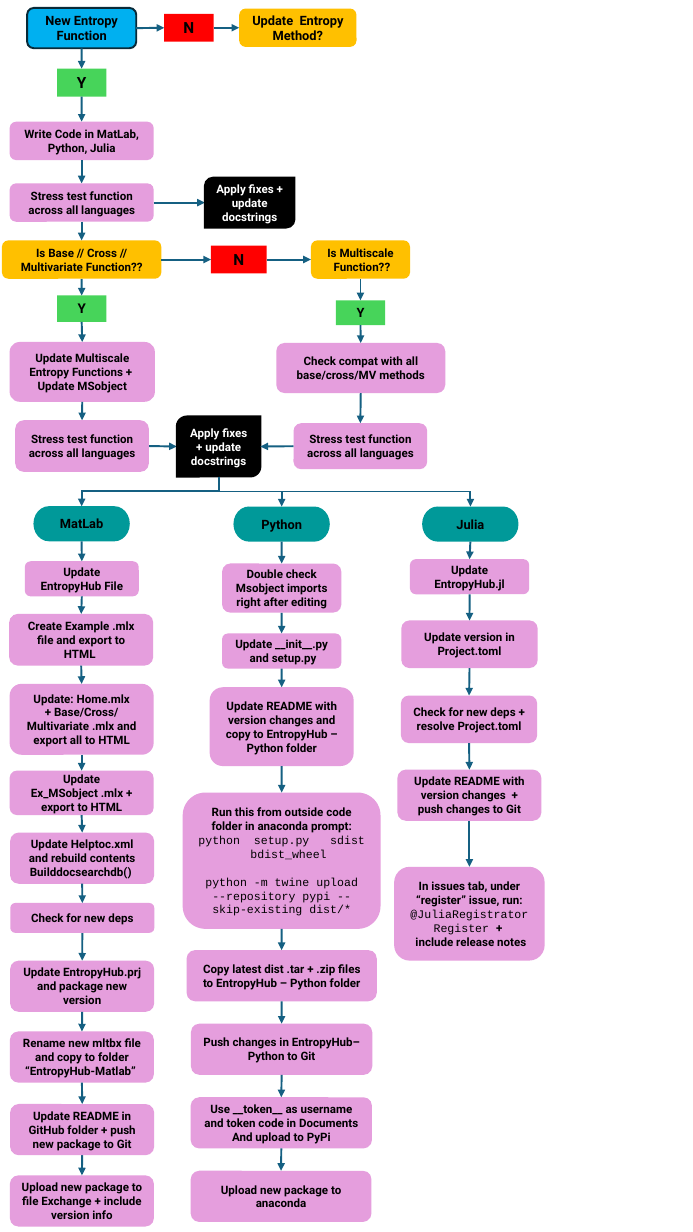
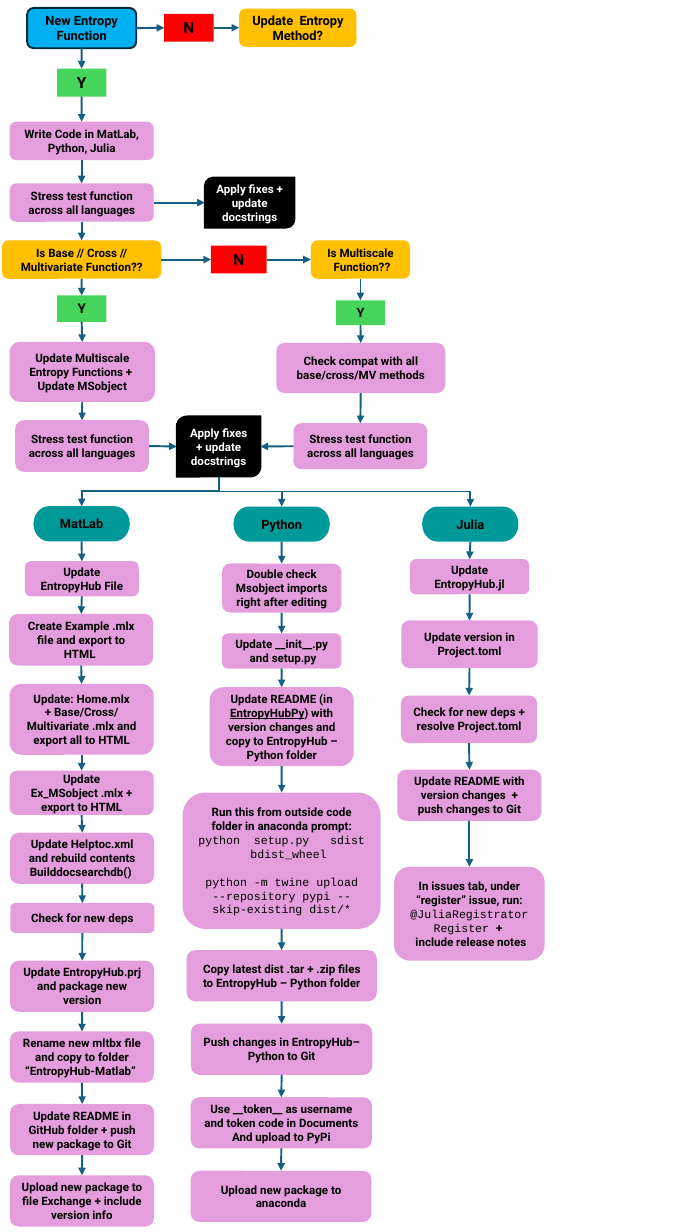
Before and after one commit to MattWillFlood/EntropyHub, a slide deck: slide 1 of EntropyHub Flow Diagram.pptx. Drawn at 693x1232 pixels with LibreOffice and Linux fonts; fonts in the diff are those of the drawing. Boxes give left, top, right and bottom in pixels: in the first picture for what was removed or moved away, otherwise in the second. Text is boxed around its words. In the diff, an @@ line names an element or a change of style, - is before the commit and + after.

Commit message:
Upload Python toolbox
V2.0 Python Package

```diff
--- a/EntropyHub Flow Diagram.pptx
+++ b/EntropyHub Flow Diagram.pptx
@@ text in rounded rectangle at [226,694,335,762]: text changed @@
-Update README with version changes and copy to EntropyHub – Python folder
+Update README (in EntropyHubPy) with version changes and copy to EntropyHub – Python folder
```
Also in this commit, not shown: 4 other files.
